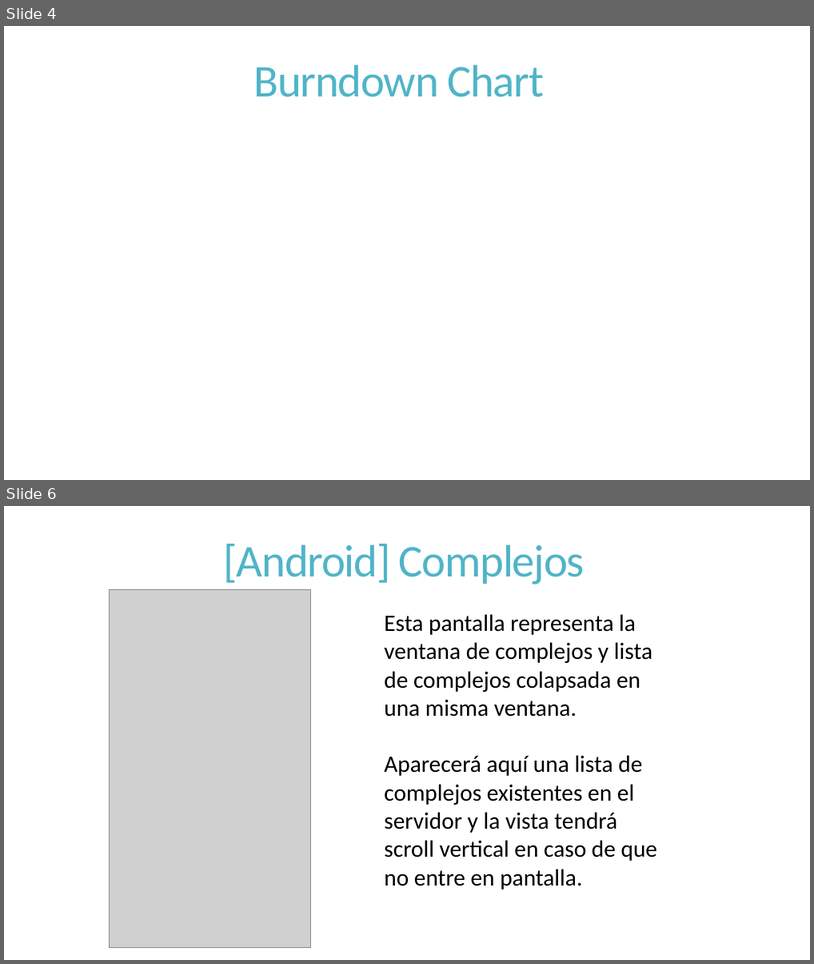
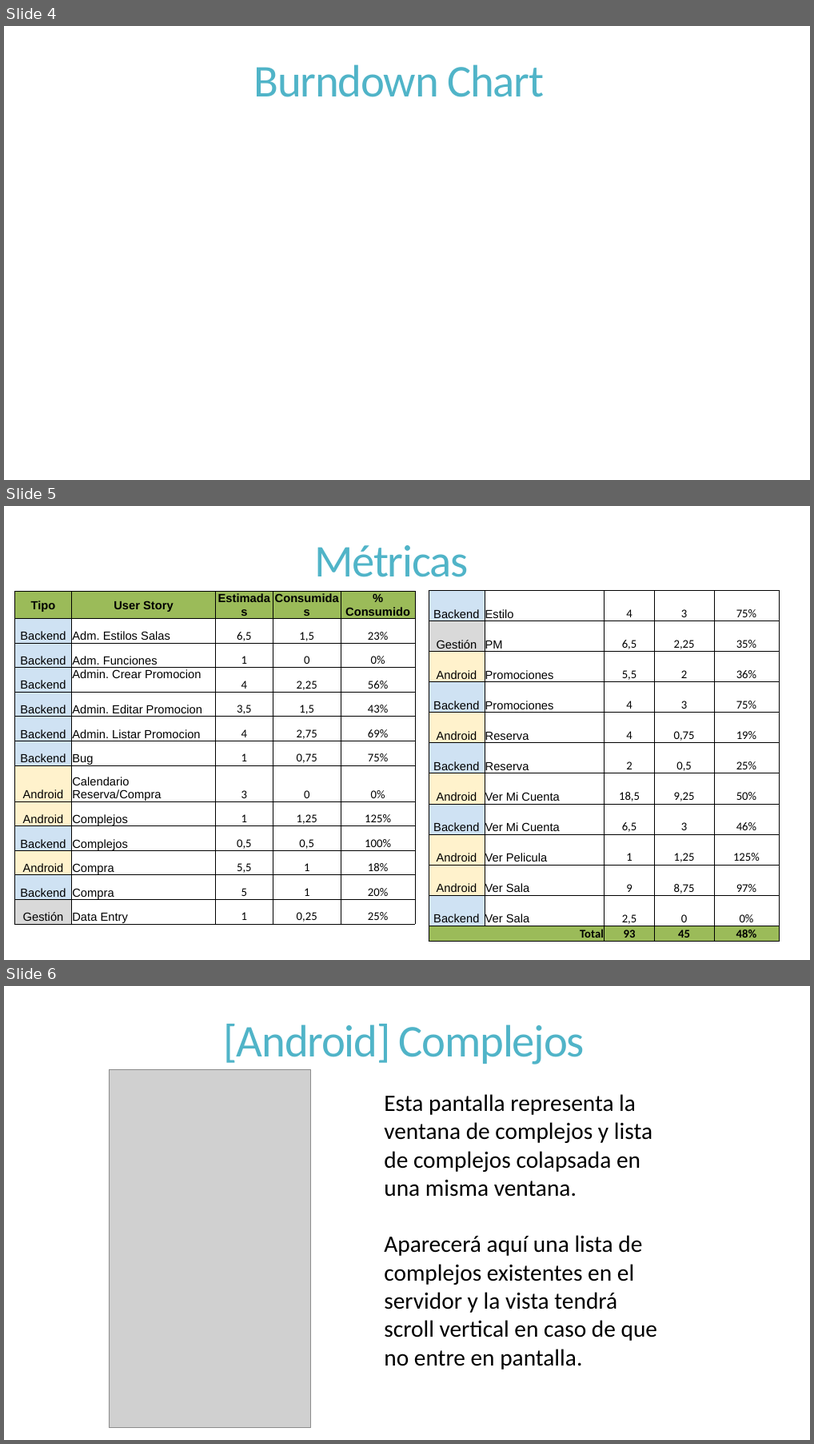
Before and after one commit to dschenkelman/a-malazan-wolvering, a slide deck: docs/Reuniones/Sprint 4/Informe de Avance/2013-10-28-InformedeAvance.pptx. Shown one above the other, each under a label of ours: slides 4 and 6 before the commit, slides 4, 5 and 6 after it; the slides between them are not shown. The pictures are 814x964 and 814x1444 pixels, drawn with LibreOffice and Linux fonts; fonts in the diff are those of the drawing; grey boxes stand for pictures. Boxes give left, top, right and bottom in pixels: in the first picture for what was removed or moved away, otherwise in the second. Text is boxed around its words. In the diff, an @@ line names an element or a change of style, - is before the commit and + after.

```diff
--- a/docs/Reuniones/Sprint 4/Informe de Avance/2013-10-28-InformedeAvance.pptx
+++ b/docs/Reuniones/Sprint 4/Informe de Avance/2013-10-28-InformedeAvance.pptx
@@ slide 5 added at [4,506,810,960], background #FFFFFF @@
@@ title added at [314,545,468,577], 54 pt, text #50B4C8 @@
+Métricas
@@ table added at [15,592,415,926], 13 rows, 5 columns @@
+Tipo | User Story | Estimadas | Consumidas | % Consumido
+Backend | Adm. Estilos Salas | 6,5 | 1,5 | 23%
+Backend | Adm. Funciones | 1 | 0 | 0%
+Backend | Admin. Crear Promocion | 4 | 2,25 | 56%
+Backend | Admin. Editar Promocion | 3,5 | 1,5 | 43%
+Backend | Admin. Listar Promocion | 4 | 2,75 | 69%
+Backend | Bug | 1 | 0,75 | 75%
+Android | Calendario Reserva/Compra | 3 | 0 | 0%
+Android | Complejos | 1 | 1,25 | 125%
+Backend | Complejos | 0,5 | 0,5 | 100%
+Android | Compra | 5,5 | 1 | 18%
+Backend | Compra | 5 | 1 | 20%
+Gestión | Data Entry | 1 | 0,25 | 25%
@@ table added at [429,590,779,944], 12 rows, 5 columns @@
+Backend | Estilo | 4 | 3 | 75%
+Gestión | PM | 6,5 | 2,25 | 35%
+Android | Promociones | 5,5 | 2 | 36%
+Backend | Promociones | 4 | 3 | 75%
+Android | Reserva | 4 | 0,75 | 19%
+Backend | Reserva | 2 | 0,5 | 25%
+Android | Ver Mi Cuenta | 18,5 | 9,25 | 50%
+Backend | Ver Mi Cuenta | 6,5 | 3 | 46%
+Android | Ver Pelicula | 1 | 1,25 | 125%
+Android | Ver Sala | 9 | 8,75 | 97%
+Backend | Ver Sala | 2,5 | 0 | 0%
+Total |  | 93 | 45 | 48%
```
Also in this commit, not shown: 1 slide removed, 1 other file.
